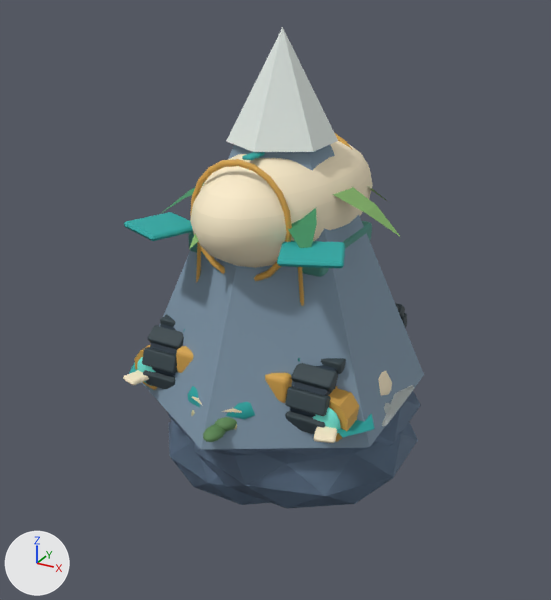
A saved change to the glTF model apps/web/public/art/tiny-worlds.glb.
Rendered twice from a 50 mm camera at (3.88, -7.2, 4.5) aimed at (-0.02, -0.11, 0.96). The lights are fixed; the arrows at lower left show +X, +Y and +Z. The first picture is the older version. Where no turn or scale is listed for an object, it has been applied to the vertices.

Objects in the first picture: 'airship', 'boat', 'island_snow', 'mountain', 'palm', 'ship', 'temple', 'truck' and 2 more.
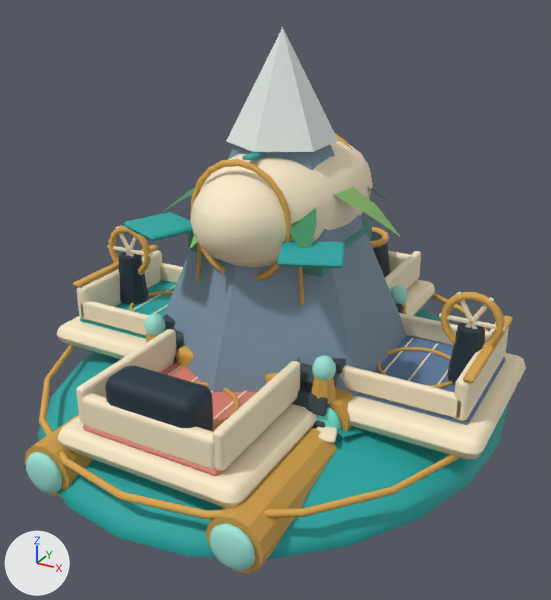
Changed parts and their boxes (x1, y1, x2, y2) in the pictures (551 x 600 px):
'ark_hull', added
    after: (25, 245, 526, 574)
'ark_controls', added
    after: (105, 226, 506, 431)
'island_snow', unchanged, covered by the edit
    before: (168, 385, 421, 508)
'truck', unchanged, covered by the edit
    before: (142, 303, 407, 434)
    after: (163, 304, 404, 429)
'boat', unchanged, covered by the edit
    before: (123, 346, 337, 443)
    after: (176, 346, 337, 443)

Edits to the bpy script that builds the scene:
```text
Add me_sphere_070:
    me_sphere_070.from_pydata(...)  # 2714 vertices, 5204 faces; spans x -2.67..2.67, y -3.1..3.1, z -0.65..0.94
    me_sphere_070.materials.append(mat_shared_hand_painted_toy_surface)
Add me_cone_109:
    me_cone_109.from_pydata(...)  # 882 vertices, 1688 faces; spans x -2.56..2.56, y -2.59..2.77, z 0.48..1.47
    me_cone_109.materials.append(mat_shared_hand_painted_toy_surface)
Add ob_ark_hull:
    ob_ark_hull = bpy.data.objects.new('ark_hull', me_sphere_070)
    ob_ark_hull.location = (0.0, 0.0, 0.0)
Add ob_ark_controls:
    ob_ark_controls = bpy.data.objects.new('ark_controls', me_cone_109)
    ob_ark_controls.location = (0.0, 0.0, 0.0)
```
